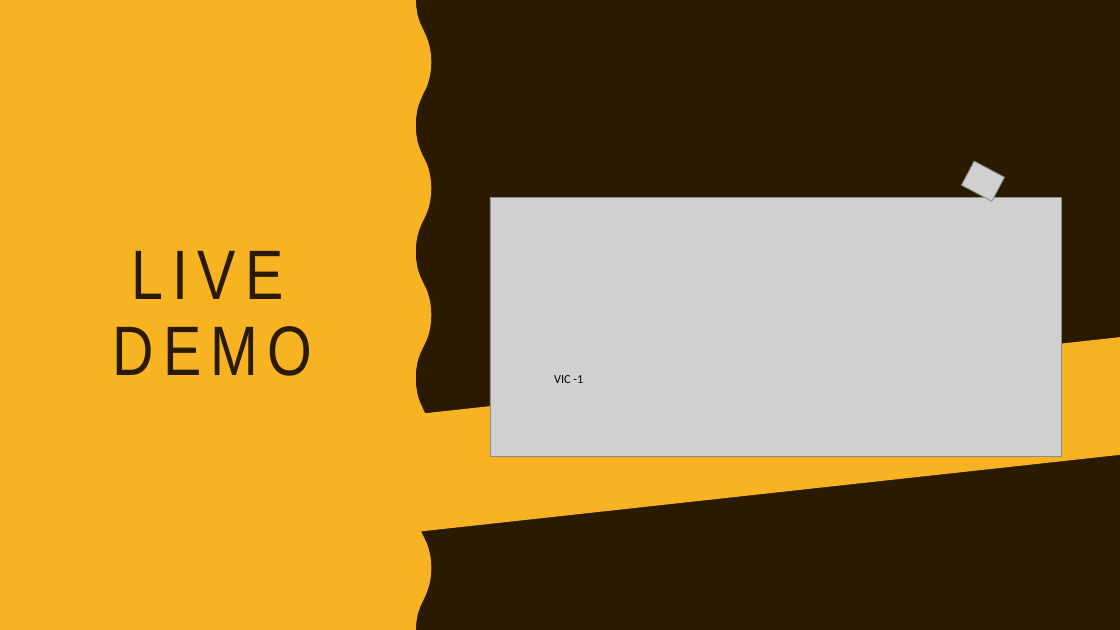
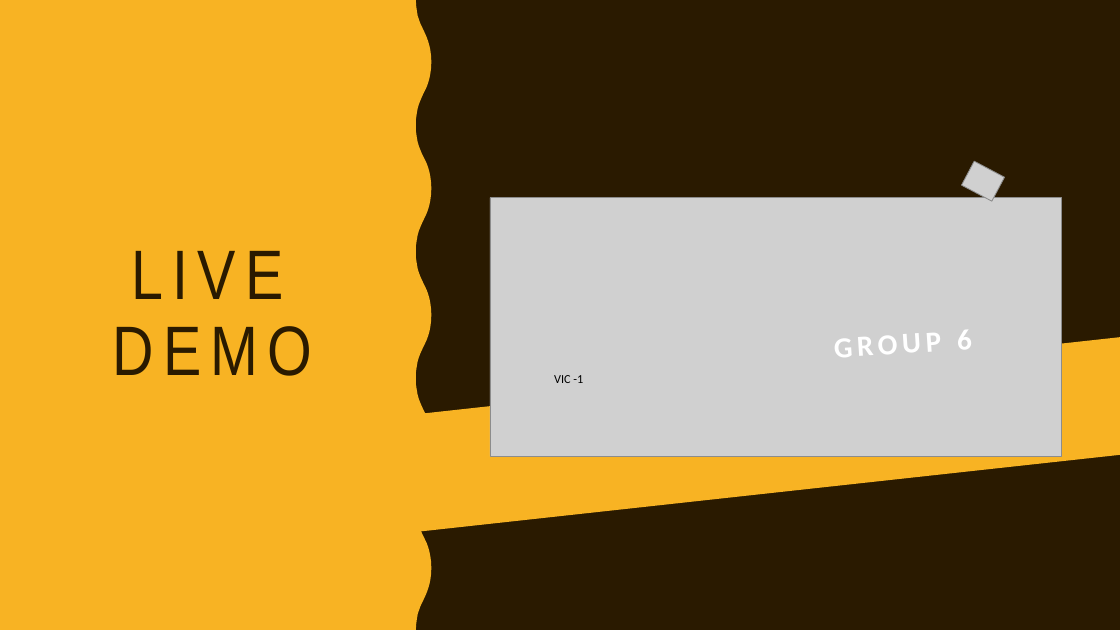
Before and after one commit to jean-lucas/vic, a slide deck: slide 10 of Presentation/Vehicle Intersection Control Presentation.pptx. Drawn at 1120x630 pixels with LibreOffice and Linux fonts; fonts in the diff are those of the drawing; grey boxes stand for pictures. Boxes give left, top, right and bottom in pixels: in the first picture for what was removed or moved away, otherwise in the second. Text is boxed around its words. In the diff, an @@ line names an element or a change of style, - is before the commit and + after.

Commit message:
Presentation

```diff
--- a/Presentation/Vehicle Intersection Control Presentation.pptx
+++ b/Presentation/Vehicle Intersection Control Presentation.pptx
@@ text added at (835,330,973,357), 25 pt, text #FFFFFF, bold @@
+GROUP 6
```
Also in this commit, not shown: 2 other slides changed.
